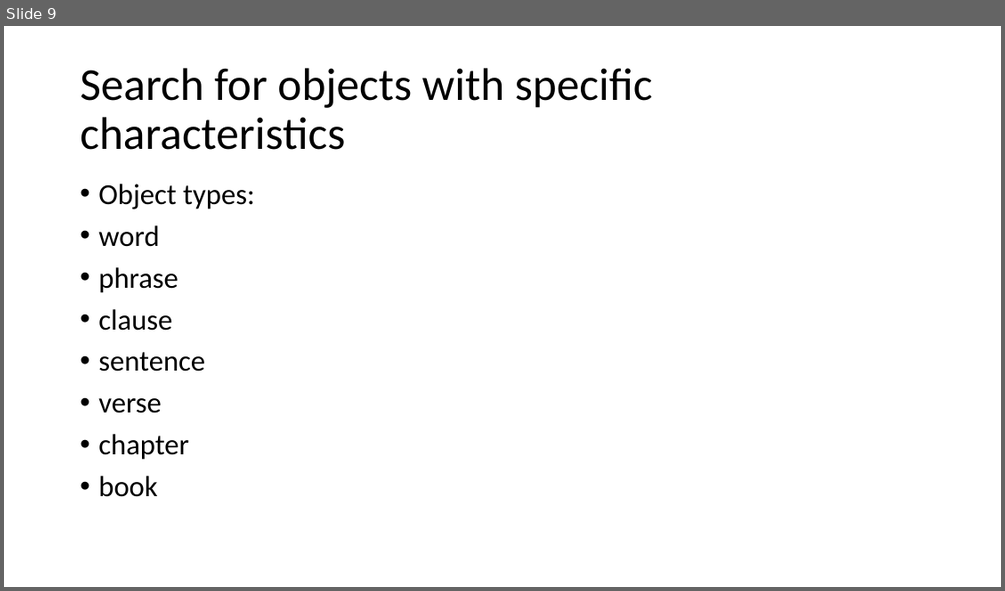
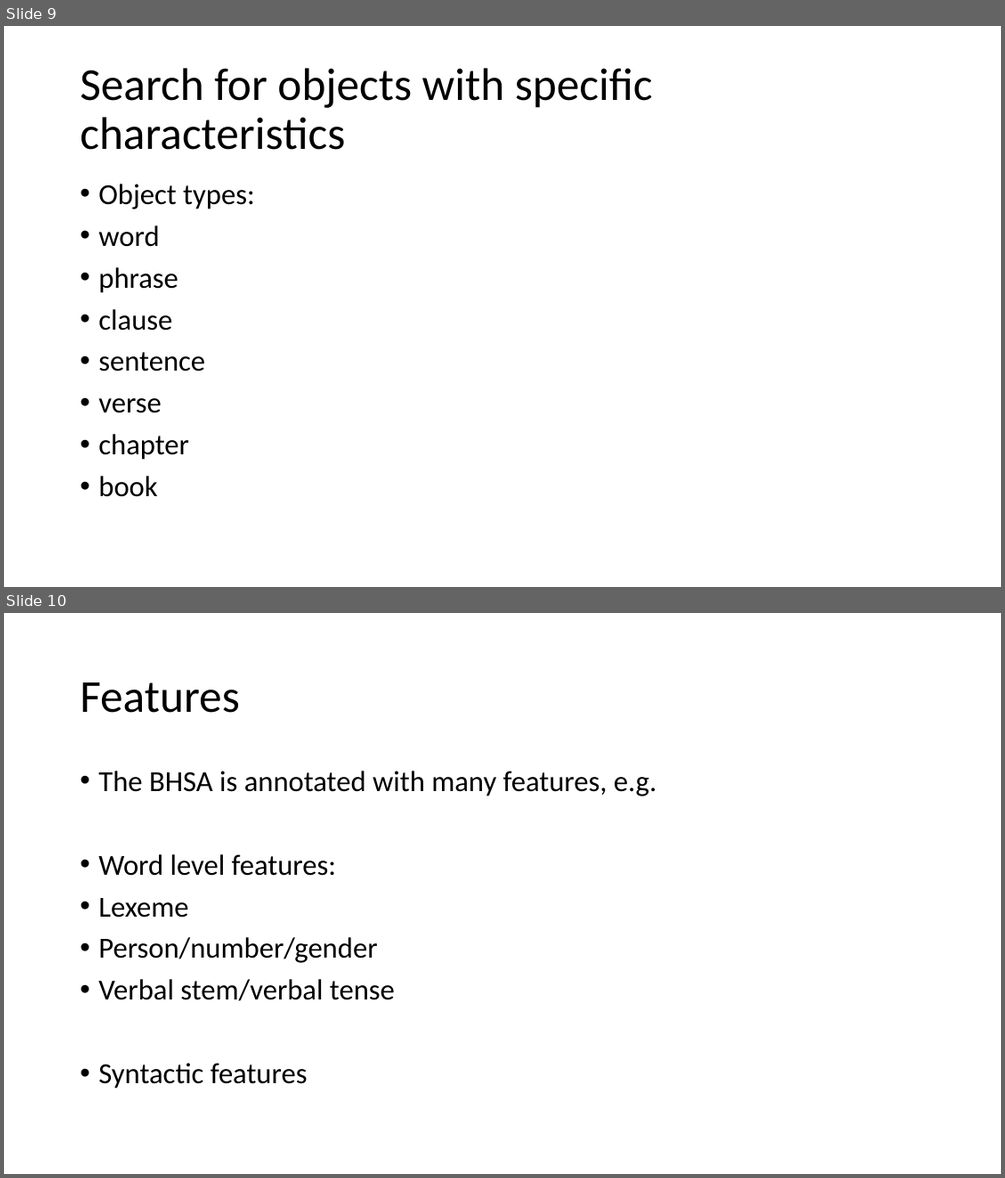
Before and after one commit to MartijnNaaijer/workshop_zurich_text_fabric, a slide deck: presentation_6_march_2026.pptx. Shown one above the other, each under a label of ours: slide 9 before the commit, slides 9 and 10 after it. The pictures are 1005x591 and 1005x1178 pixels, drawn with LibreOffice and Linux fonts; fonts in the diff are those of the drawing. Boxes give left, top, right and bottom in pixels: in the first picture for what was removed or moved away, otherwise in the second. Text is boxed around its words. In the diff, an @@ line names an element or a change of style, - is before the commit and + after.

```diff
--- a/presentation_6_march_2026.pptx
+++ b/presentation_6_march_2026.pptx
@@ slide 10 added at bbox=[4, 613, 1001, 1174], background #FFFFFF @@
@@ title added at bbox=[80, 682, 239, 713], 44 pt, text #000000 @@
+Features
@@ text added at bbox=[98, 771, 656, 1088], 28 pt, text #000000 @@
+• The BHSA is annotated with many features, e.g.
+• Word level features:
+• Lexeme
+• Person/number/gender
+• Verbal stem/verbal tense
+• Syntactic features
```
Also in this commit, not shown: 3 slides changed, 2 other slides added, 1 slide removed, 2 other files.
